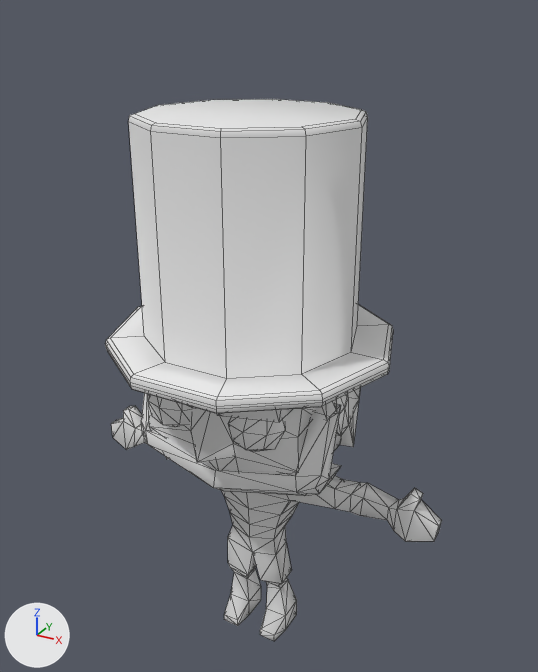
An edit to the FBX model Abe.FBX, drawn before and after from the same camera.
Before and after are seen from a camera (50 mm lens) standing at (0.79, -1.36, 1.548) and looking at (0.016, 0.047, 0.845). Arrows for +X, +Y and +Z are at lower left; the lights stay in place. Mesh edges are drawn as thin lines. Materials are left out; every surface is plain grey. Where no turn or scale is listed for an object, it has been applied to the vertices. Vertices at the same position are counted once.

Script lines for the objects in view, before the commit:
```python
me_mesh = bpy.data.meshes.new('Mesh')
me_mesh.from_pydata(...)  # 492 vertices, 922 faces; spans x -39.0..30.5, y -30.0..18.7, z 0.0..71.0
me_mesh.materials.append(mat_body_material)
me_mesh_001 = bpy.data.meshes.new('Mesh.001')
me_mesh_001.from_pydata(...)  # 100 vertices, 92 faces; spans x -0.332..0.332, y -0.316..0.316, z -0.259..0.259
me_mesh_001.materials.append(mat_hat_material)
ob_body = bpy.data.objects.new('Body', me_mesh)
ob_body.location = (0.057, 0.045, 0.0)
ob_body.scale = (0.0134, 0.00969, 0.0134)
ob_hat = bpy.data.objects.new('Hat', me_mesh_001)
ob_hat.location = (0.0, -0.003, 1.098)
```
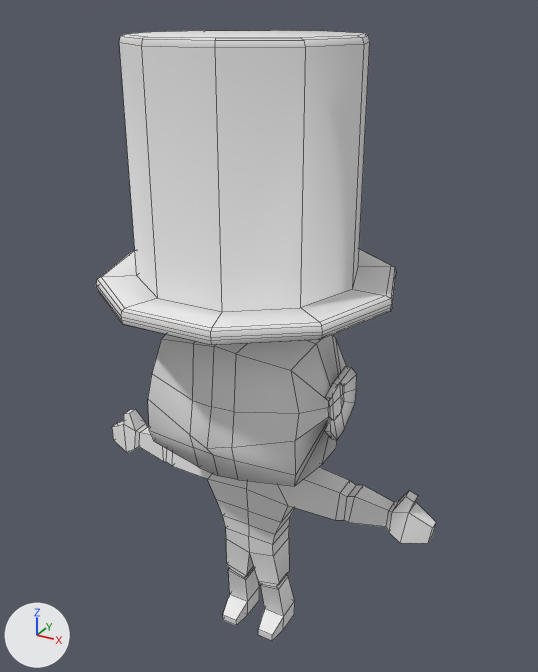
Where the change shows, as pixel boxes (x1, y1, x2, y2) in the pictures (538 x 672 px):
```json
{"object": "Hat", "change": "moved", "before": [105, 99, 393, 413], "after": [96, 30, 396, 345]}
{"object": "Body", "change": "reshaped, moved, rescaled", "before": [111, 388, 442, 641], "after": [208, 474, 295, 556]}
{"object": "Head", "change": "added", "after": [148, 334, 357, 486]}
{"object": "RightArm", "change": "added", "after": [278, 467, 436, 543]}
{"object": "RightLeg", "change": "added", "after": [250, 539, 295, 641]}
{"object": "LeftLeg", "change": "added", "after": [223, 539, 259, 626]}
{"object": "LeftArm", "change": "added", "after": [112, 409, 212, 479]}
{"part": 1, "of": "me_mesh", "change": "deleted", "before": [141, 388, 360, 496]}
{"part": 2, "of": "me_mesh", "change": "cut back", "before": [111, 406, 442, 641], "after": [208, 474, 295, 556]}
```

Edits to the scene script, one JSON object a line:
```json
{"block": "me_mesh", "where": "# used by ob_body; location = (0.057, 0.045, 0.0); scale = (0.0134, 0.00969, 0.0134)"}
{"op": "remove", "block": "me_mesh", "code": "me_mesh.from_pydata(...)  # 492 vertices, 922 faces; spans x -39.0..30.5, y -30.0..18.7, z 0.0..71.0"}
{"op": "add", "block": "me_mesh", "code": "me_mesh.from_pydata(...)  # 36 vertices, 32 faces; spans x -13.0..4.6, y -7.8..3.6, z 18.8..40.1"}
{"block": "me_mesh", "change": "me_mesh part 1: 6 loose pieces with 344 vertices, spanning x -22.3..13.9, y -30.0..18.7, z 38.6..71.0, are deleted"}
{"block": "me_mesh", "change": "me_mesh part 2"}
{"block": "me_mesh", "change": "139 vertices are removed from x -39.0..30.5, y -8.8..3.4, z 0.0..41.1"}
{"block": "me_mesh", "change": "288 faces are deleted"}
{"block": "me_mesh", "change": "27 vertices are added at x -13.0..4.6, y -7.8..3.6, z 18.8..40.1"}
{"block": "me_mesh", "change": "32 new faces join them"}
{"block": "me_mesh", "change": "me_mesh part 3: the surface is now shaded flat"}
{"op": "add", "block": "me_mesh_005", "code": ["me_mesh_005 = bpy.data.meshes.new('Mesh.005')", "me_mesh_005.from_pydata(...)  # 28 vertices, 26 faces; spans x -0.056..0.029, y -0.081..0.032, z 0.0..0.266"]}
{"op": "add", "block": "me_mesh_006", "code": ["me_mesh_006 = bpy.data.meshes.new('Mesh.006')", "me_mesh_006.from_pydata(...)  # 36 vertices, 34 faces; spans x -0.002..0.401, y -0.074..0.034, z 0.427..0.541"]}
{"op": "add", "block": "me_mesh_004", "code": ["me_mesh_004 = bpy.data.meshes.new('Mesh.004')", "me_mesh_004.from_pydata(...)  # 28 vertices, 26 faces; spans x -0.141..-0.056, y -0.081..0.032, z 0.0..0.266"]}
{"op": "add", "block": "me_mesh_002", "code": ["me_mesh_002 = bpy.data.meshes.new('Mesh.002')", "me_mesh_002.from_pydata(...)  # 154 vertices, 152 faces; spans x -0.23..0.23, y -0.206..0.185, z -0.021..0.358"]}
{"op": "add", "block": "me_mesh_003", "code": ["me_mesh_003 = bpy.data.meshes.new('Mesh.003')", "me_mesh_003.from_pydata(...)  # 36 vertices, 34 faces; spans x -0.513..-0.109, y -0.074..0.034, z 0.427..0.541"]}
{"op": "set", "path": "ob_hat.location", "old": "(0.0, -0.003, 1.098)", "new": "(0.0, -0.013, 1.245)"}
{"op": "set", "path": "ob_body.location", "old": "(0.057, 0.045, 0.0)", "new": "(0.056, 0.035, 0.008)"}
{"op": "set", "path": "ob_body.scale", "old": "(0.0134, 0.00969, 0.0134)", "new": "(0.0132, 0.00948, 0.0132)"}
{"op": "add", "block": "ob_rightleg", "code": ["ob_rightleg = bpy.data.objects.new('RightLeg', me_mesh_005)", "ob_rightleg.location = (0.056, 0.035, 0.008)"]}
{"op": "add", "block": "ob_rightarm", "code": ["ob_rightarm = bpy.data.objects.new('RightArm', me_mesh_006)", "ob_rightarm.location = (0.056, 0.035, 0.008)"]}
{"op": "add", "block": "ob_leftleg", "code": ["ob_leftleg = bpy.data.objects.new('LeftLeg', me_mesh_004)", "ob_leftleg.location = (0.056, 0.035, 0.008)"]}
{"op": "add", "block": "ob_head", "code": ["ob_head = bpy.data.objects.new('Head', me_mesh_002)", "ob_head.location = (0.0, 0.0, 0.557)"]}
{"op": "add", "block": "ob_leftarm", "code": ["ob_leftarm = bpy.data.objects.new('LeftArm', me_mesh_003)", "ob_leftarm.location = (0.056, 0.035, 0.008)"]}
```
